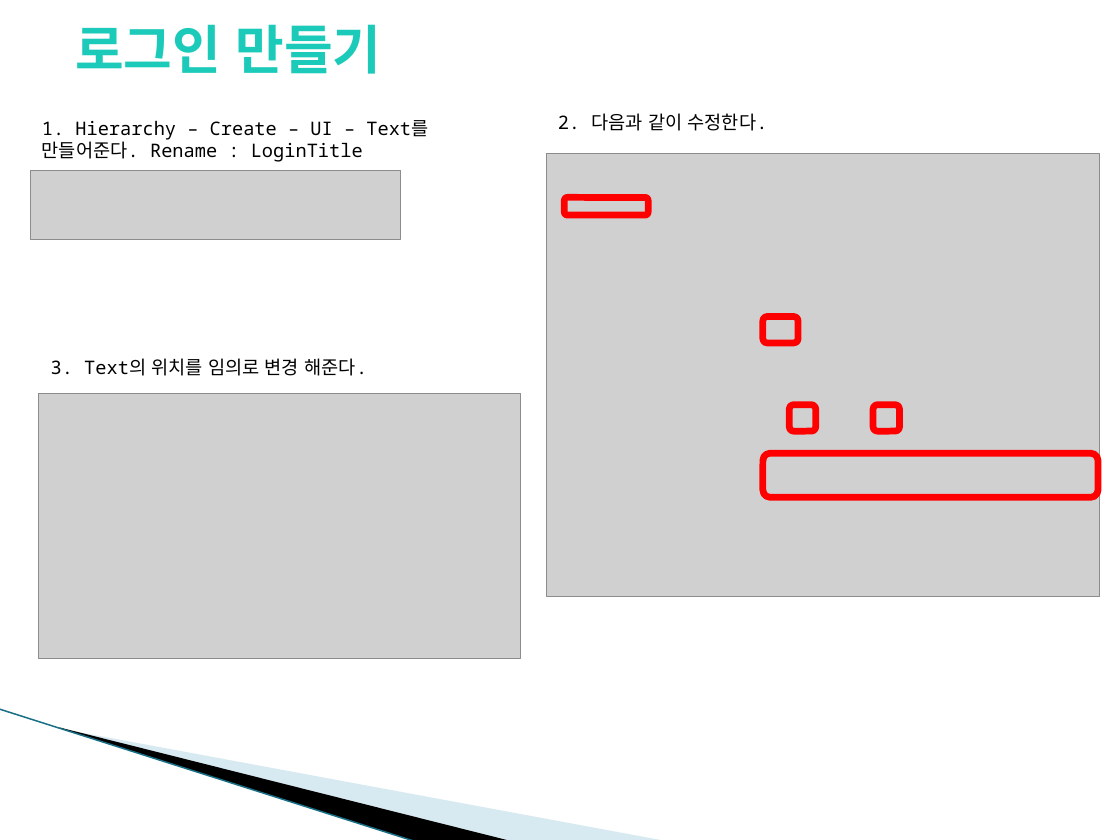
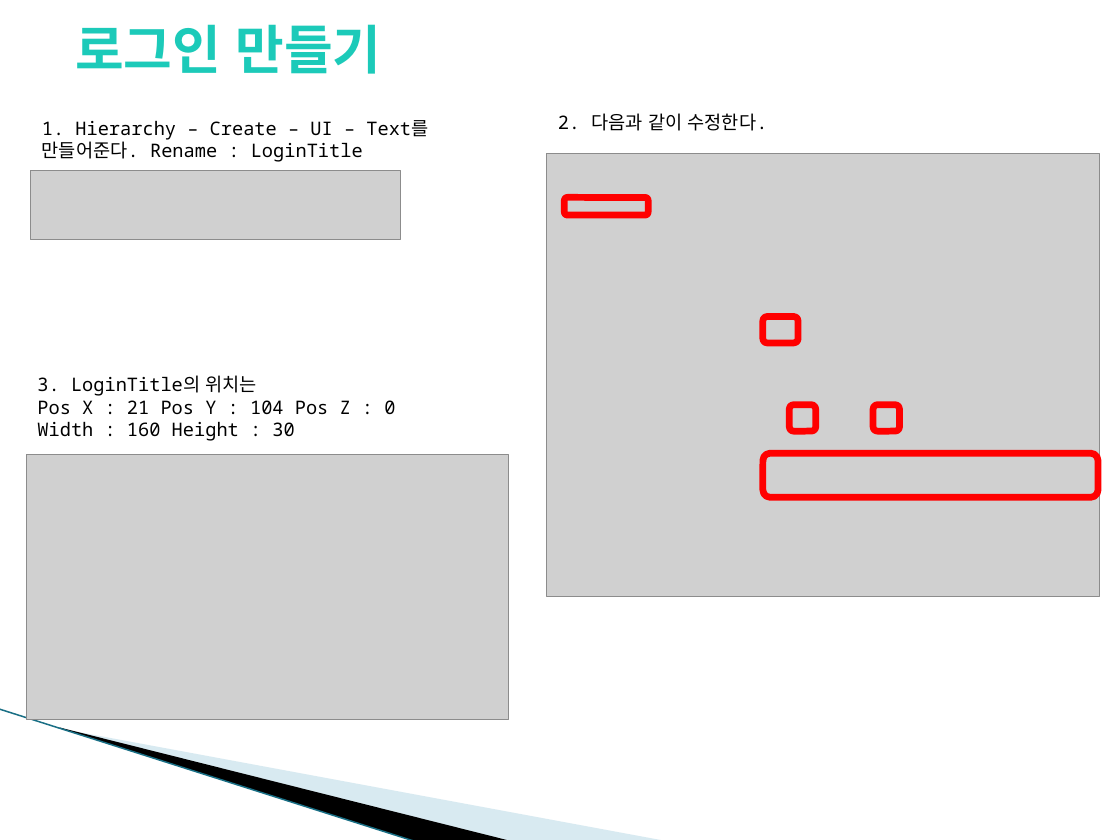
Before and after one commit to YounSJ/Unity_SQLite, a slide deck: slide 21 of Unity_SQLite.pptx (slide 17 before the commit). Drawn at 1120x840 pixels with LibreOffice and Linux fonts; fonts in the diff are those of the drawing; grey boxes stand for pictures; background and template pictures are left out. Boxes give left, top, right and bottom in pixels: in the first picture for what was removed or moved away, otherwise in the second. Text is boxed around its words. In the diff, an @@ line names an element or a change of style, - is before the commit and + after.

```diff
--- a/Unity_SQLite.pptx
+++ b/Unity_SQLite.pptx
@@ text at (37,375,395,441): text changed @@
-3. Text의 위치를 임의로 변경 해준다.
+3. LoginTitle의 위치는
+Pos X : 21 Pos Y : 104 Pos Z : 0
+Width : 160 Height : 30
@@ picture: place and size @@
-picture at (38,393,520,659)
+picture at (27,455,508,720)
```
Also in this commit, not shown: 9 other slides changed, 10 slides added, 1 other file.
